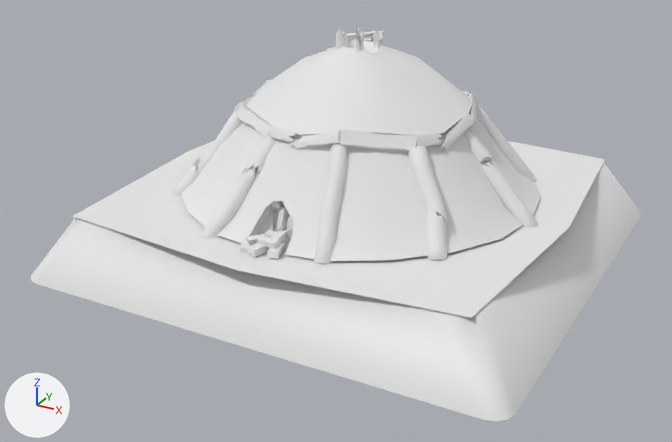
The FBX model Content/Buildings/Meshes/CoalerPile_Destroyed_Stage1.fbx: old version first, new version second.
Rendered twice from a 50 mm camera at (6.63, -12.84, 5.71) aimed at (-0.06, -0.68, -0.37). Arrows for +X, +Y and +Z are at lower left; the lights stay in place. Where no turn or scale is listed for an object, it has been applied to the vertices.

Names of what the first picture shows: 'CoalerPile_Base_Destroyed_Stage1', 'CoalerPile_Destroyed_Stage1'.
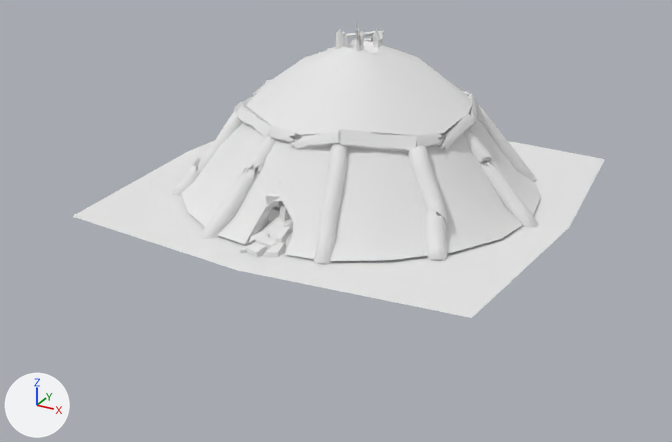
The edits, one by one:
me_plane_042 is used by ob_coalerpile_destroyed_stage1; location (0.0, 0.0, 0.02).
me_plane_042 had 3122 vertices, 3370 faces and spanned x -3.53..3.54, y -3.57..3.52, z -0.2..2.8.
me_plane_042 now has 3169 vertices, 3416 faces and spans x -3.53..3.54, y -3.57..3.52, z -0.2..2.8.
me_plane_042 part 1: the loose piece of 8 vertices spanning x 0.08..0.32, y -3.07..-2.72, z 0.02..0.12 is rebuilt with 8 vertices and now spans x 0.1..0.28, y -3.06..-2.68, z -0.06..0.12.
me_plane_042 part 2: the loose piece of 8 vertices spanning x -0.08..0.22, y -2.95..-2.79, z 0.1..0.2 is rebuilt with 8 vertices and now spans x -0.12..0.21, y -2.92..-2.73, z 0.02..0.21.
me_plane_042 part 3: the loose piece of 8 vertices spanning x 0.02..0.32, y -2.48..-2.31, z 0.05..0.29 is rebuilt with 8 vertices and now spans x -0.02..0.33, y -2.51..-2.28, z 0.05..0.4.
me_plane_042 part 4: the loose piece of 8 vertices spanning x -0.11..0.02, y -2.41..-2.15, z 0.08..0.45 is rebuilt with 8 vertices and now spans x -0.12..0.08, y -2.42..-2.12, z 0.15..0.51.
me_plane_042 part 5: the loose piece of 8 vertices spanning x -0.16..0.19, y -2.68..-2.5, z 0.04..0.15 is rebuilt with 8 vertices and now spans x -0.17..0.19, y -2.68..-2.48, z 0.02..0.21.
me_plane_042 part 6: the loose piece of 8 vertices spanning x -0.29..-0.12, y -2.35..-2.15, z -0.04..0.33 is rebuilt with 8 vertices and now spans x -0.32..-0.09, y -2.33..-2.12, z 0.03..0.39.
me_plane_042 part 7: the loose piece of 8 vertices spanning x -0.15..0.08, y -3.14..-2.76, z 0.02..0.12 is rebuilt with 8 vertices and now spans x -0.19..0.08, y -3.11..-2.75, z -0.08..0.14.
Part 8, on me_plane_042:
96 vertices are removed from x -0.42..0.2, y -3.09..-1.9, z -0.03..0.7.
72 faces are deleted.
159 vertices are added at x -0.57..0.59, y -3.09..0.13, z -0.11..0.8.
130 new faces join them.
Object 'CoalerPile_Base_Destroyed_Stage1' (ob_coalerpile_base_destroyed_stage1) is deleted.

Boxes (x1, y1, x2, y2) around the edits, measured in the pictures (672 x 442 px):
'CoalerPile_Base_Destroyed_Stage1', deleted
    before: (31, 162, 641, 421)
part 1 of me_plane_042, rebuilt
    before: (267, 243, 284, 259)
    after: (266, 242, 286, 258)
part 2 of me_plane_042, rebuilt
    before: (258, 236, 280, 249)
    after: (256, 233, 278, 250)
part 3 of me_plane_042, rebuilt
    before: (285, 227, 293, 236)
    after: (283, 219, 293, 232)
part 4 of me_plane_042, rebuilt
    before: (277, 207, 289, 230)
    after: (279, 204, 288, 221)
part 5 of me_plane_042, rebuilt
    before: (264, 230, 290, 244)
    after: (268, 231, 277, 236)
part 6 of me_plane_042, rebuilt
    before: (273, 212, 279, 231)
    after: (270, 208, 280, 219)
part 7 of me_plane_042, rebuilt
    before: (247, 243, 269, 257)
    after: (246, 242, 267, 258)
part 8 of me_plane_042, built on
    before: (240, 201, 293, 253)
    after: (240, 181, 293, 256)
